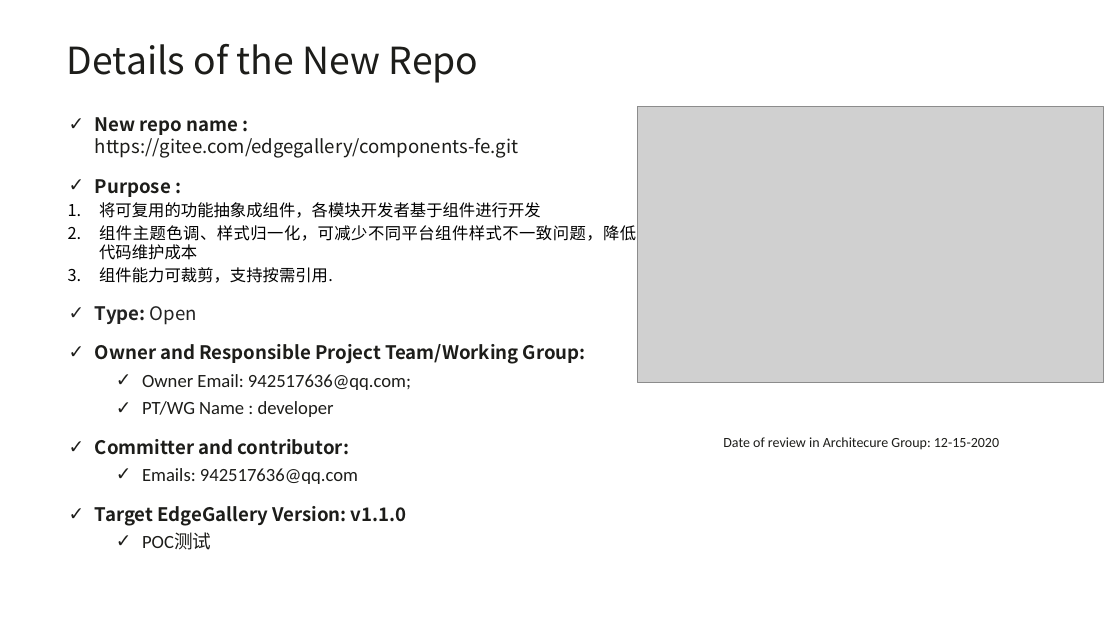
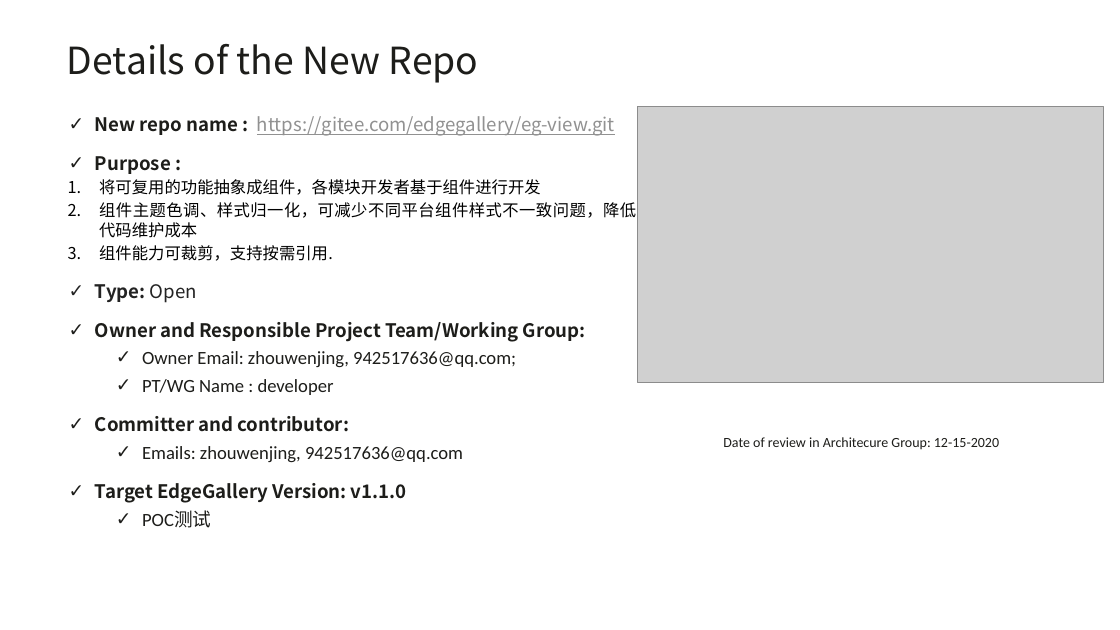
Before and after one commit to EdgeGallery/community, a slide deck: slide 2 of TSC/Templates/New Repo Application for components-fe.pptx. Drawn at 1120x630 pixels with LibreOffice and Linux fonts; fonts in the diff are those of the drawing; grey boxes stand for pictures; background and template pictures are left out. Boxes give left, top, right and bottom in pixels: in the first picture for what was removed or moved away, otherwise in the second. Text is boxed around its words. In the diff, an @@ line names an element or a change of style, - is before the commit and + after.

Commit message:
公共组件仓库申请

```diff
--- a/TSC/Templates/New Repo Application for components-fe.pptx
+++ b/TSC/Templates/New Repo Application for components-fe.pptx
@@ text at (95, 116, 615, 136): text changed; text colour #1D1D1A to #919191 @@
-✓ New repo name : https://gitee.com/edgegallery/components-fe.git
+✓ New repo name : https://gitee.com/edgegallery/eg-view.git
@@ text at (142, 351, 516, 367): text changed @@
-  ✓ Owner Email: 942517636@qq.com;
+  ✓ Owner Email: zhouwenjing, 942517636@qq.com;
@@ text at (142, 446, 463, 462): text changed @@
-  ✓ Emails: 942517636@qq.com
+  ✓ Emails: zhouwenjing, 942517636@qq.com
```
